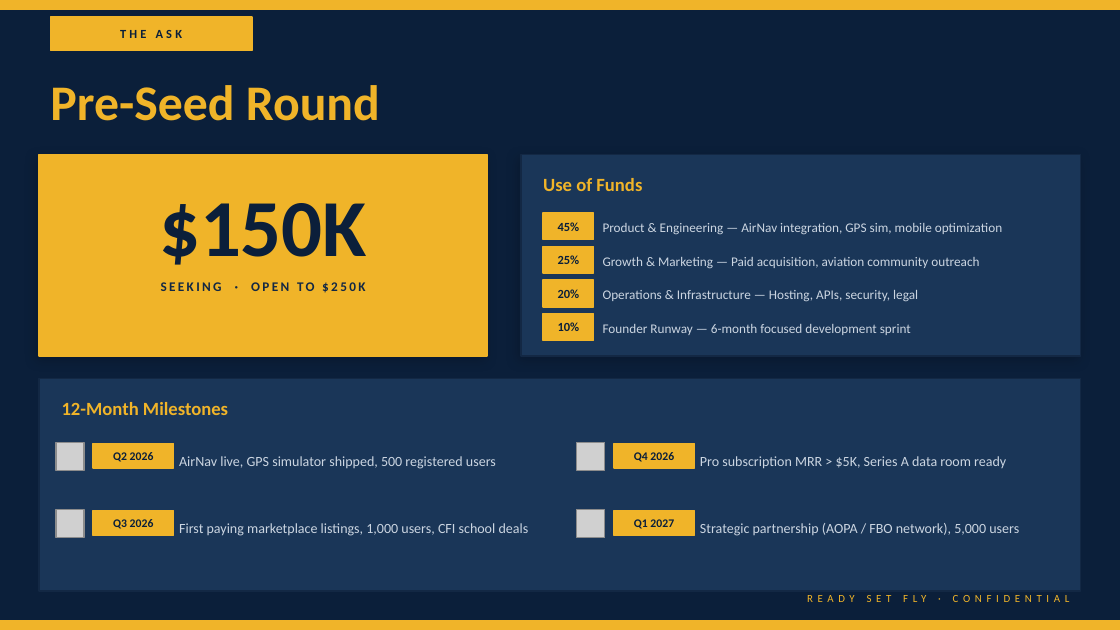
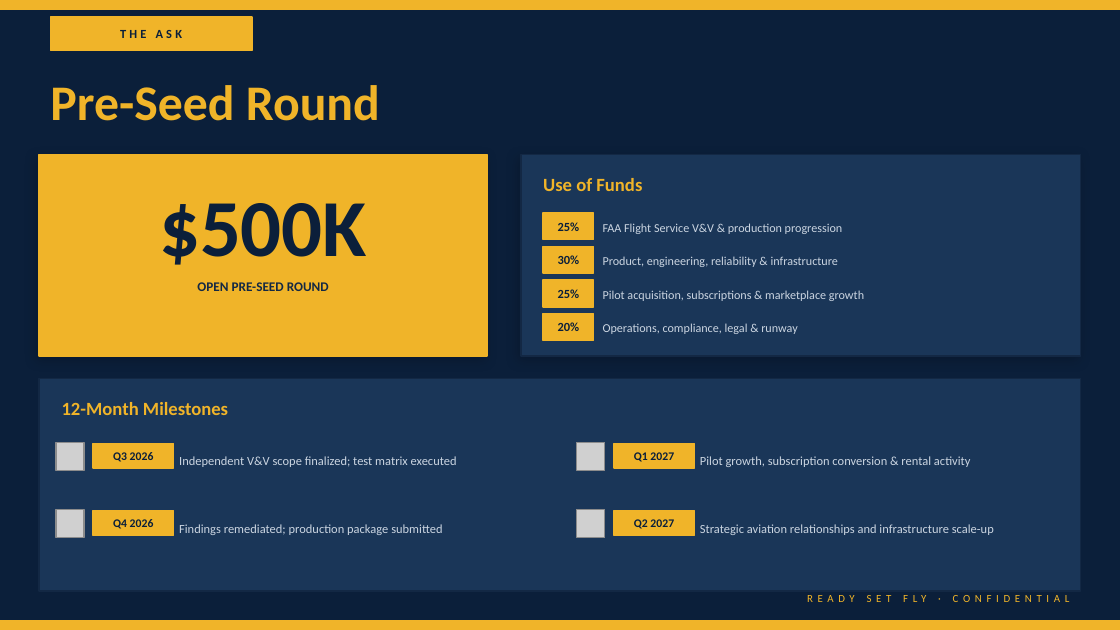
Before and after one commit to Cory7717/ReadySetFlyWeb, a slide deck: slide 10 of client/public/downloads/RSF_Investor_Pitch_Deck.pptx. Drawn at 1120x630 pixels with LibreOffice and Linux fonts; fonts in the diff are those of the drawing; grey boxes stand for pictures. Boxes give left, top, right and bottom in pixels: in the first picture for what was removed or moved away, otherwise in the second. Text is boxed around its words. In the diff, an @@ line names an element or a change of style, - is before the commit and + after.

```diff
--- a/client/public/downloads/RSF_Investor_Pitch_Deck.pptx
+++ b/client/public/downloads/RSF_Investor_Pitch_Deck.pptx
@@ text at [159,203,367,265]: text changed @@
-$150K
+$500K
@@ text at [558,222,580,231]: text changed @@
-45%
+25%
@@ text at [603,223,843,234]: text changed; size 8.5 to 7.8 pt @@
-Product & Engineering — AirNav integration, GPS sim, mobile optimization
+FAA Flight Service V&V & production progression
@@ text added at [558,255,580,264], 8 pt, text #0B1F3A, bold @@
+30%
@@ text at [603,256,838,267]: text changed; size 8.5 to 7.8 pt @@
-Growth & Marketing — Paid acquisition, aviation community outreach
+Product, engineering, reliability & infrastructure
@@ text at [197,282,329,291]: text changed @@
-SEEKING · OPEN TO $250K
+OPEN PRE-SEED ROUND
@@ text "25%": place and size @@
-text "25%" at [558,255,580,264]
+text "25%" at [558,289,580,298]
@@ text at [603,290,864,301]: text changed; size 8.5 to 7.8 pt @@
-Operations & Infrastructure — Hosting, APIs, security, legal
+Pilot acquisition, subscriptions & marketplace growth
@@ text at [603,323,797,334]: text changed; size 8.5 to 7.8 pt @@
-Founder Runway — 6-month focused development sprint
+Operations, compliance, legal & runway
@@ text at [179,456,457,467]: text changed; size 9 to 8 pt @@
-AirNav live, GPS simulator shipped, 500 registered users
+Independent V&V scope finalized; test matrix executed
@@ text at [634,452,674,462]: text changed @@
-Q4 2026
+Q1 2027
@@ text at [700,456,970,467]: text changed; size 9 to 8 pt @@
-Pro subscription MRR > $5K, Series A data room ready
+Pilot growth, subscription conversion & rental activity
@@ text at [113,519,154,529]: text changed @@
-Q3 2026
+Q4 2026
@@ text at [179,524,442,535]: text changed; size 9 to 8 pt @@
-First paying marketplace listings, 1,000 users, CFI school deals
+Findings remediated; production package submitted
@@ text at [700,524,994,535]: text changed; size 9 to 8 pt @@
-Strategic partnership (AOPA / FBO network), 5,000 users
+Strategic aviation relationships and infrastructure scale-up
```
Also in this commit, not shown: 8 other slides changed, 3 other files.
